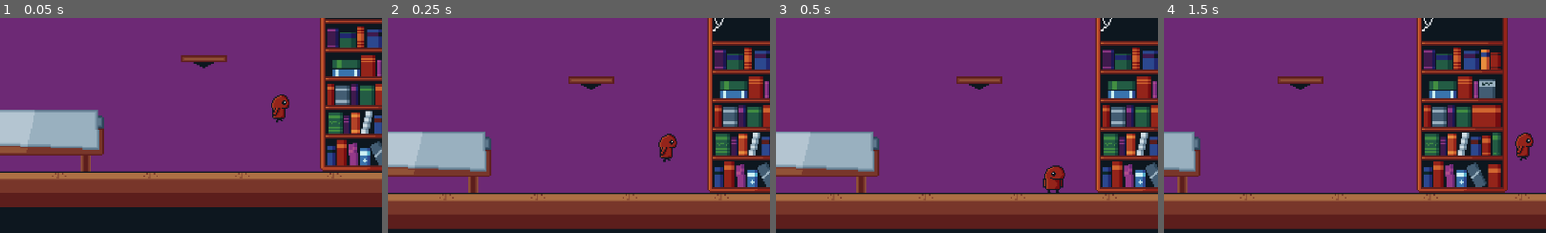
Above: before the commit, frames 1-4 (left to right).
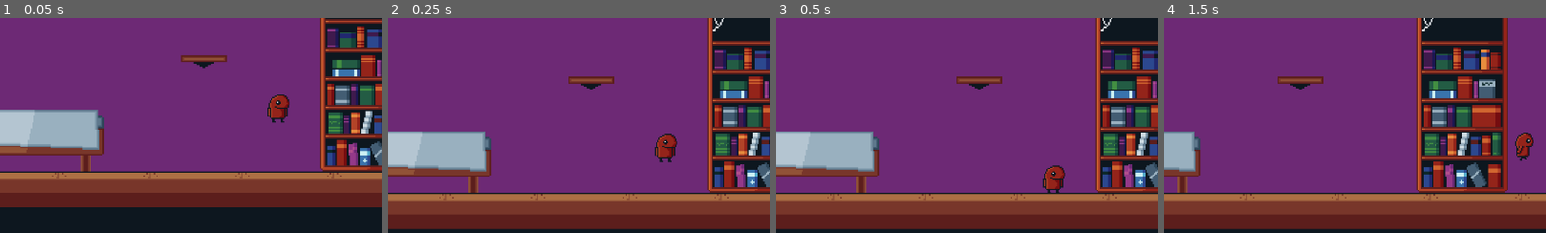
Above: after the commit, the same moments.

Repository: KilpikonnanKerma/ctc
Game: Godot game, scene res://scenes/scene_1.tscn
Same seed, same stepped clock (60 frames per second), same inputs: the game is played once before the commit and once after it.
Inputs:
- Up to frame 1 (0.05 s): no input
- Up to frame 2 (0.25 s): no input
- Up to frame 3 (0.5 s): no input
- Up to frame 4 (1.5 s): hold Shift (run) 0.53-1.28 s; hold D (mv_right) from 0.53 s (still down); tap Space (jump) at 0.77, 1.07 s; tap W (hide, bound only after the commit) at 0.8, 1.35 s
The pictures show only the part of the screen within x 14-64%, y 50-100%; the shares and areas given below are measured in that part.

The runs differ from the first frame. In frame 1, 0.3% of the frame differs, in the area x 70-76%, y 35-49%; in frame 2, 0.4%, in the area x 69-76%, y 53-68%; in frame 3, nothing differs; in frame 4, nothing differs.

Commit message:
vähän turhanki hyvä piiloutuminen

Diff:
--- a/project.godot
+++ b/project.godot
@@ -48,7 +48,6 @@
 jump={
 "deadzone": 0.5,
 "events": [Object(InputEventKey,"resource_local_to_scene":false,"resource_name":"","device":-1,"window_id":0,"alt_press …(191 unchanged characters)…
-, Object(InputEventKey,"resource_local_to_scene":false,"resource_name":"","device":-1,"window_id":0,"alt_pressed":false,"shift_pressed":false,"ctrl_pressed":false,"meta_pressed":false,"pressed":false,"keycode":0,"physical_keycode":87,"key_label":0,"unicode":119,"location":0,"echo":false,"script":null)
 , Object(InputEventJoypadButton,"resource_local_to_scene":false,"resource_name":"","device":-1,"button_index":0,"pressure":0.0,"pressed":false,"script":null)
 ]
 }
@@ -58,14 +57,26 @@
 , Object(InputEventJoypadButton,"resource_local_to_scene":false,"resource_name":"","device":-1,"button_index":1,"pressure":0.0,"pressed":false,"script":null)
 ]
 }
+hide={
+"deadzone": 0.5,
+"events": [Object(InputEventKey,"resource_local_to_scene":false,"resource_name":"","device":-1,"window_id":0,"alt_pressed":false,"shift_pressed":false,"ctrl_pressed":false,"meta_pressed":false,"pressed":false,"keycode":0,"physical_keycode":87,"key_label":0,"unicode":119,"location":0,"echo":false,"script":null)
+, Object(InputEventJoypadButton,"resource_local_to_scene":false,"resource_name":"","device":-1,"button_index":11,"pressure":0.0,"pressed":false,"script":null)
+]
+}
+unhide={
+"deadzone": 0.5,
+"events": [Object(InputEventKey,"resource_local_to_scene":false,"resource_name":"","device":-1,"window_id":0,"alt_pressed":false,"shift_pressed":false,"ctrl_pressed":false,"meta_pressed":false,"pressed":false,"keycode":0,"physical_keycode":83,"key_label":0,"unicode":115,"location":0,"echo":false,"script":null)
+, Object(InputEventJoypadButton,"resource_local_to_scene":false,"resource_name":"","device":-1,"button_index":12,"pressure":0.0,"pressed":false,"script":null)
+]
+}
 
 [physics]
 
+2d/run_on_separate_thread=true
 common/physics_interpolation=true
 
 [rendering]
 
-occlusion_culling/jitter_projection=false
 textures/canvas_textures/default_texture_filter=0
 environment/defaults/default_clear_color=Color(0.0509804, 0.0901961, 0.121569, 1)
 2d/snap/snap_2d_transforms_to_pixel=true
--- a/scenes/player.tscn
+++ b/scenes/player.tscn
@@ -1,13 +1,23 @@
-[gd_scene load_steps=20 format=3 uid="uid://blm5qbb3wbbbh"]
+[gd_scene load_steps=30 format=3 uid="uid://blm5qbb3wbbbh"]
 
 [ext_resource type="Script" path="res://scripts/player.gd" id="1_q5ei5"]
+[ext_resource type="Texture2D" uid="uid://ct37lbd1s4std" path="res://sprites/player/hide_idle_0.png" id="2_75bhc"]
 [ext_resource type="Texture2D" uid="uid://dylfo66q3rfm6" path="res://sprites/player/player_idle_0_ver2.png" id="2_a4u02"]
+[ext_resource type="Texture2D" uid="uid://cqu62dvkbkauq" path="res://sprites/player/hide_idle_1.png" id="3_8jwcu"]
+[ext_resource type="Texture2D" uid="uid://bvtyvf1u6jyuw" path="res://sprites/player/hide01.png" id="3_78tbv"]
 [ext_resource type="Texture2D" uid="uid://cyyu1siudekcf" path="res://sprites/player/player_idle_1_ver2.png" id="3_ifflw"]
+[ext_resource type="Texture2D" uid="uid://cpdjuuvuwsoq5" path="res://sprites/player/hide02.png" id="4_1t64q"]
 [ext_resource type="Texture2D" uid="uid://oss3w7q1vody" path="res://sprites/player/player_idle_2_ver2.png" id="4_m8sup"]
+[ext_resource type="Texture2D" uid="uid://sflmbhikskom" path="res://sprites/player/hide_idle_2.png" id="4_mk2mh"]
+[ext_resource type="Texture2D" uid="uid://cdjb36bwydy1n" path="res://sprites/player/hide_idle_3.png" id="5_2elok"]
 [ext_resource type="Texture2D" uid="uid://dynkfs445vfyj" path="res://sprites/player/player_idle_3_ver2.png" id="5_g4wxv"]
+[ext_resource type="Texture2D" uid="uid://tpkdcnfhig2g" path="res://sprites/player/hide03.png" id="5_m7pom"]
+[ext_resource type="Texture2D" uid="uid://b5ke3pigh17xg" path="res://sprites/player/hide04.png" id="6_hgjnb"]
 [ext_resource type="Texture2D" uid="uid://dbyxvaxeavi0d" path="res://sprites/player/player_walk_left_0.png" id="6_m83e7"]
 [ext_resource type="Texture2D" uid="uid://7dq2oceoysr6" path="res://sprites/player/player_walk_left_1.png" id="7_1p7qm"]
+[ext_resource type="Texture2D" uid="uid://bwpp8ir58y2yf" path="res://sprites/player/hide05.png" id="7_wa5x8"]
 [ext_resource type="Texture2D" uid="uid://d0jcmisd3n7ph" path="res://sprites/player/player_walk_left_2.png" id="8_jqt2n"]
+[ext_resource type="Texture2D" uid="uid://bx4j4nqrorxks" path="res://sprites/player/hide06.png" id="8_m0wyx"]
 [ext_resource type="Texture2D" uid="uid://ctyko64gqhw6q" path="res://sprites/player/player_walk_left_3.png" id="9_jitjq"]
 [ext_resource type="Texture2D" uid="uid://cobuut1wb0wg8" path="res://sprites/player/player_walk_left_4.png" id="10_jwq8l"]
 [ext_resource type="Texture2D" uid="uid://br71p62kco0xv" path="res://sprites/player/player_walk_left_5.png" id="11_pujr1"]
@@ -20,6 +30,55 @@
 
 [sub_resource type="SpriteFrames" id="SpriteFrames_hunum"]
 animations = [{
+"frames": [{
+"duration": 1.0,
+"texture": ExtResource("2_75bhc")
+}, {
+"duration": 1.0,
+"texture": ExtResource("3_8jwcu")
+}, {
+"duration": 1.0,
+"texture": ExtResource("4_mk2mh")
+}, {
+"duration": 1.0,
+"texture": ExtResource("5_2elok")
+}, {
+"duration": 1.0,
+"texture": ExtResource("4_mk2mh")
+}, {
+"duration": 1.0,
+"texture": ExtResource("3_8jwcu")
+}],
+"loop": true,
+"name": &"hide",
+"speed": 5.0
+}, {
+"frames": [{
+"duration": 1.0,
+"texture": ExtResource("2_a4u02")
+}, {
+"duration": 1.0,
+"texture": ExtResource("3_78tbv")
+}, {
+"duration": 1.0,
+"texture": ExtResource("4_1t64q")
+}, {
+"duration": 1.0,
+"texture": ExtResource("5_m7pom")
+}, {
+"duration": 1.0,
+"texture": ExtResource("6_hgjnb")
+}, {
+"duration": 1.0,
+"texture": ExtResource("7_wa5x8")
+}, {
+"duration": 1.0,
+"texture": ExtResource("8_m0wyx")
+}],
+"loop": true,
+"name": &"hide_transition",
+"speed": 5.0
+}, {
 "frames": [{
 "duration": 1.0,
 "texture": ExtResource("2_a4u02")
@@ -100,10 +159,9 @@
 texture_filter = 1
 scale = Vector2(1.625, 1.625)
 sprite_frames = SubResource("SpriteFrames_hunum")
-animation = &"walk_r"
-frame = 4
-frame_progress = 0.356805
+animation = &"hide_transition"
 
 [node name="CollisionShape2D" type="CollisionShape2D" parent="."]
+visible = false
 position = Vector2(3, 6.5)
 shape = SubResource("RectangleShape2D_o58d1")
--- a/scripts/player.gd
+++ b/scripts/player.gd
@@ -3,40 +3,96 @@
 @export_range(0,1) var acceleration = 0.1
 @export_range(0,1) var deceleration = 0.25
 
-@onready var camMan
+@onready var player = $AnimatedSprite2D
+@onready var hide_timer = Timer.new()
 
 var run_speed = 250.0
 
 const WALK_SPEED = 80.0
 const JUMP_VELOCITY = -400.0
 
+enum PlayerState {
+	NORMAL,
+	TRS_TO_HIDE,
+	HIDING,
+	TRS_FROM_HIDE
+}
+
+var state = PlayerState.NORMAL
+
+func _ready():
+	add_child(hide_timer)
+	hide_timer.one_shot = true
+	hide_timer.connect("timeout", Callable(self, "_on_hide_transition_finished"))
+
+	player.animation_finished.connect(Callable(self, "_on_animation_finished"))
+
 func _physics_process(delta: float) -> void:
 	# Add the gravity.
 	if not is_on_floor():
 		velocity += get_gravity() * delta
 
-	# Handle jump.
-	if Input.is_action_just_pressed("jump") and is_on_floor():
-		velocity.y = JUMP_VELOCITY
+	match state:
+		PlayerState.NORMAL:
+			if Input.is_action_just_pressed("jump") and is_on_floor():
+				velocity.y = JUMP_VELOCITY
 
-	var direction := Input.get_axis("mv_left", "mv_right")
-	if direction:
-		if Input.is_action_pressed("run"): #voi ns. dashata ilmassa, jos painaa shiftiä (it's not a bug it's a feature)
-			velocity.x = move_toward(velocity.x, direction * run_speed, run_speed * acceleration)
-		else:
-			velocity.x = move_toward(velocity.x, direction * WALK_SPEED, WALK_SPEED * acceleration)
+			if Input.is_action_just_pressed("hide") and is_on_floor():
+				state = PlayerState.TRS_TO_HIDE
+				player.play("hide_transition")
+				hide_timer.start(1.4) # 5fps ja 7 frames
+				velocity.x = 0 # ei pysty liikkua
+				return
 
-		if velocity.x > 0:
-			$AnimatedSprite2D.animation = "walk_r"
-		elif velocity.x < 0:
-			$AnimatedSprite2D.animation = "walk_l"
-	else:
-		velocity.x = move_toward(velocity.x, 0, WALK_SPEED * deceleration)
-		if is_on_floor():
-			$AnimatedSprite2D.play("idle")
+			var direction := Input.get_axis("mv_left", "mv_right")
+			if direction:
+				if Input.is_action_pressed("run"): #voi ns. dashata ilmassa, jos painaa shiftiä (it's not a bug it's a feature)
+					velocity.x = move_toward(velocity.x, direction * run_speed, run_speed * acceleration)
+				else:
+					velocity.x = move_toward(velocity.x, direction * WALK_SPEED, WALK_SPEED * acceleration)
+
+				if velocity.x > 0:
+					player.animation = "walk_r"
+				elif velocity.x < 0:
+					player.animation = "walk_l"
+			else:
+				velocity.x = move_toward(velocity.x, 0, WALK_SPEED * deceleration)
+				if is_on_floor():
+					player.play("idle")
+
+		PlayerState.TRS_TO_HIDE:
+			velocity.x = 0
+
+		PlayerState.HIDING:
+			# movement is no
+			velocity.x = 0
+			if Input.is_action_just_pressed("unhide"):
+				state = PlayerState.TRS_FROM_HIDE
+				player.play_backwards("hide_transition")
+				hide_timer.start(1.4)
+				return
+
+		PlayerState.TRS_FROM_HIDE:
+			velocity.x = 0
 
 	move_and_slide()
 	# for index in get_slide_collision_count():
 	# 	var collision := get_slide_collision(index)
 	# 	var body := collision.get_collider()
 	# 	print("Collided with: ", body.name)
+
+func _on_hide_transition_finished():
+	if state == PlayerState.TRS_TO_HIDE:
+		state == PlayerState.HIDING
+		player.play("hide")
+	elif state == PlayerState.TRS_FROM_HIDE:
+		state = PlayerState.NORMAL
+		player.play("idle")
+
+func _on_animation_finished(anim_name):
+	#if state == PlayerState.TRS_TO_HIDE and anim_name == "hide_transition":
+	#	state = PlayerState.HIDING
+	#	player.play("hide")
+	if state == PlayerState.TRS_FROM_HIDE:
+		state = PlayerState.NORMAL
+		player.play("idle")
Binary file added: sprites/player/hide01.png
Not shown, added: sprites/player/hide01.png.import
Binary file added: sprites/player/hide02.png
Not shown, added: sprites/player/hide02.png.import
Binary file added: sprites/player/hide03.png
Not shown, added: sprites/player/hide03.png.import
Binary file added: sprites/player/hide04.png
Not shown, added: sprites/player/hide04.png.import
Binary file added: sprites/player/hide05.png
Not shown, added: sprites/player/hide05.png.import
Binary file added: sprites/player/hide06.png
Not shown, added: sprites/player/hide06.png.import
(and 8 more such lines)
